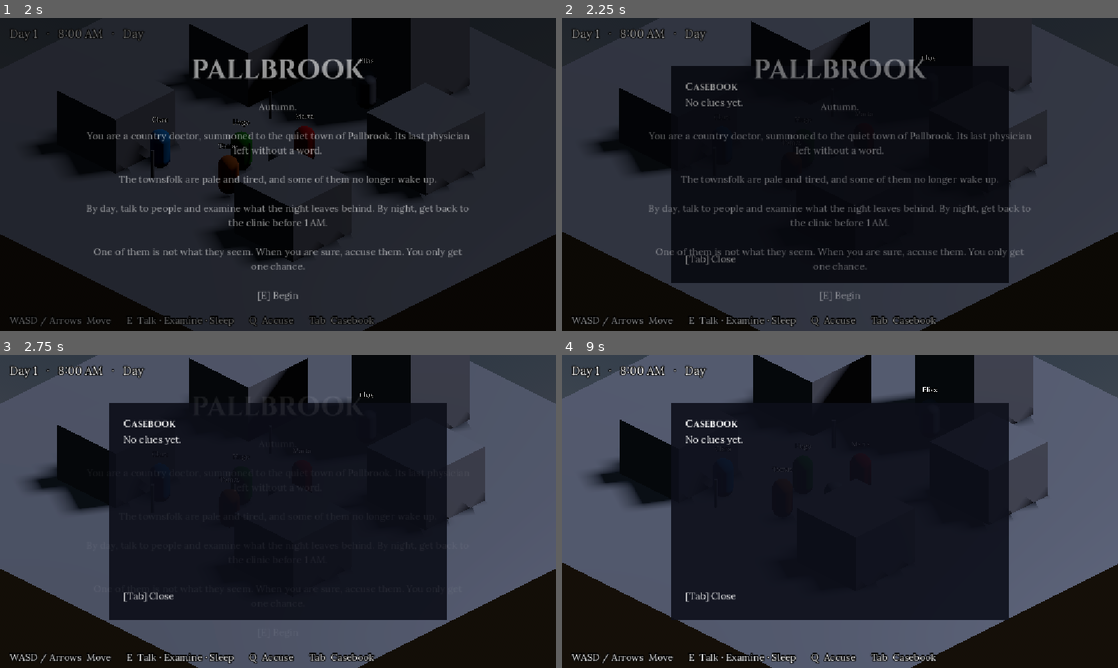
Above: before the commit, frames 1-4 (two rows, left to right).
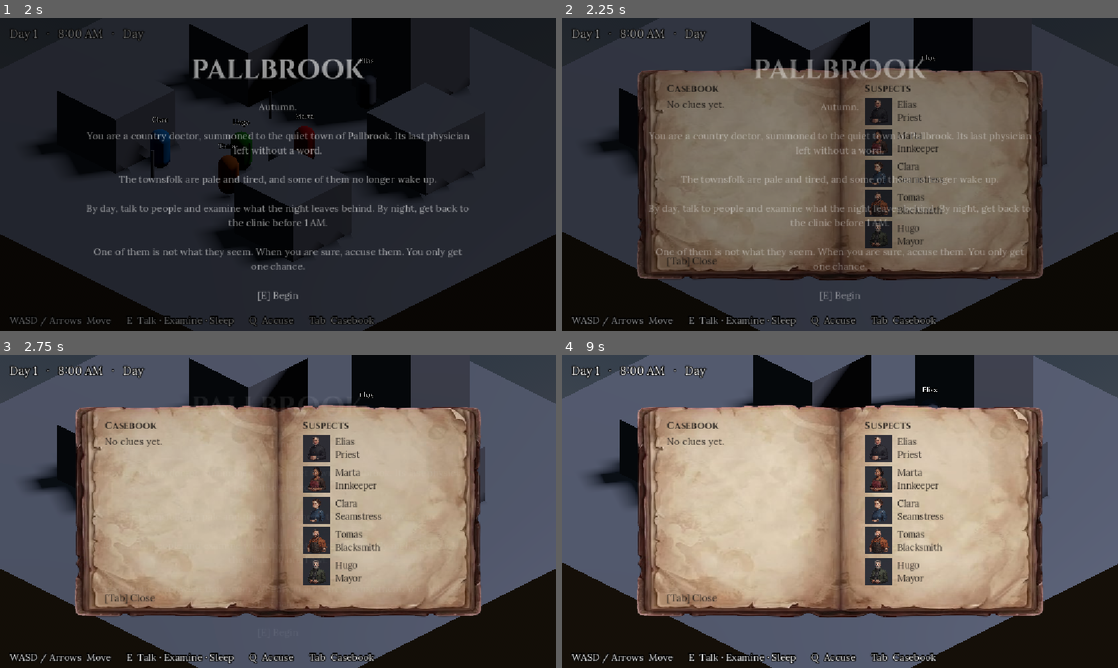
Above: after the commit, the same moments.

Repository: SauloAC/Pallbrook
Game: Godot game, scene res://scenes/mundo/Cidade.tscn
The game is run twice, just before and just after one commit, with the same random seed, the same clock (stepped at 60 frames per second) and the same inputs. The project has no main scene, so this scene is started directly.
Inputs:
- Up to frame 1 (2 s): tap Enter at 0.5 s; hold D (move_right) 0.53-1.28 s; hold Q (accuse) 0.53-1.28 s; tap Space at 1.25 s; hold S (move_down) from 1.28 s (still down); tap E (interact) at 1.35 s
- Up to frame 2 (2.25 s): release S (move_down) at 2.03 s; hold D (move_right) from 2.03 s (still down); hold Tab (notebook) from 2.03 s (still down)
- Up to frame 3 (2.75 s): keep holding D (move_right); keep holding Tab (notebook)
- Up to frame 4 (9 s): release D (move_right) at 2.78 s; release Tab (notebook) at 2.78 s; hold W (move_up) 2.78-3.53 s; tap Q (accuse) at 2.85, 7.35 s; tap Enter at 3.5, 5.75 s; hold E (interact) 3.53-4.28 s; hold A (move_left) 3.53-5.03 s; tap Space at 4.25, 6.5 s; tap Tab (notebook) at 4.35, 8.85 s; hold S (move_down) 5.03-5.78 s; hold Q (accuse) 5.03-5.78 s; hold D (move_right) 5.78-6.53 s; tap E (interact) at 5.85 s; hold W (move_up) 6.53-7.28 s; hold Tab (notebook) 6.53-7.28 s; hold D (move_right) 7.28-8.03 s; hold S (move_down) 8.03-8.78 s; hold E (interact) 8.03-8.78 s; hold A (move_left) from 8.78 s (still down)

Frame 1 is identical in both runs. In frame 2, 47% of the frame differs, in the area x 13-87%, y 15-85%; in frame 3, 49%; in frame 4, 49%.

Commit message:
Casebook redesign: paper texture, two pages, suspects list with portraits

Diff:
--- a/scenes/mundo/Cidade.tscn
+++ b/scenes/mundo/Cidade.tscn
@@ -23,6 +23,7 @@
 [ext_resource type="FontFile" uid="uid://xlmosxhirafp" path="res://assets/fonts/Lora/static/Lora-Bold.ttf" id="19_ud5yp"]
 [ext_resource type="Script" uid="uid://c4cvy1j1dmabp" path="res://scripts/ui/HUD.gd" id="20_4bwyx"]
 [ext_resource type="Script" uid="uid://dwh5365ql3ql7" path="res://scripts/ui/Intro.gd" id="21_n6eqd"]
+[ext_resource type="Texture2D" uid="uid://b8i8km80wk7yj" path="res://assets/ui/casebook.png" id="21_ud5yp"]
 
 [sub_resource type="ProceduralSkyMaterial" id="ProceduralSkyMaterial_tslrp"]
 sky_horizon_color = Color(0.66224277, 0.6717428, 0.6867428, 1)
@@ -100,12 +101,12 @@
 corner_radius_bottom_right = 6
 corner_radius_bottom_left = 6
 
-[sub_resource type="StyleBoxFlat" id="StyleBoxFlat_mequr"]
-content_margin_left = 30.0
-content_margin_top = 30.0
-content_margin_right = 30.0
-content_margin_bottom = 30.0
-bg_color = Color(0.050980393, 0.05882353, 0.101960786, 0.9019608)
+[sub_resource type="StyleBoxTexture" id="StyleBoxTexture_5xce6"]
+content_margin_left = 75.0
+content_margin_top = 40.0
+content_margin_right = 220.0
+content_margin_bottom = 40.0
+texture = ExtResource("21_ud5yp")
 
 [sub_resource type="StyleBoxFlat" id="StyleBoxFlat_t2dwb"]
 content_margin_left = 30.0
@@ -418,28 +419,52 @@
 offset_bottom = 225.0
 grow_horizontal = 2
 grow_vertical = 2
-theme_override_styles/panel = SubResource("StyleBoxFlat_mequr")
-
-[node name="VBox" type="VBoxContainer" parent="UI/Notebook/Panel" unique_id=601996959]
-layout_mode = 2
-
-[node name="Title" type="Label" parent="UI/Notebook/Panel/VBox" unique_id=827428489]
-layout_mode = 2
+theme_override_styles/panel = SubResource("StyleBoxTexture_5xce6")
+
+[node name="Pages" type="HBoxContainer" parent="UI/Notebook/Panel" unique_id=1789976566]
+layout_mode = 2
+theme_override_constants/separation = 70
+
+[node name="VBox" type="VBoxContainer" parent="UI/Notebook/Panel/Pages" unique_id=601996959]
+layout_mode = 2
+size_flags_horizontal = 3
+
+[node name="Title" type="Label" parent="UI/Notebook/Panel/Pages/VBox" unique_id=827428489]
+layout_mode = 2
+theme_override_colors/font_color = Color(0.17254902, 0.14901961, 0.12941177, 1)
 theme_override_fonts/font = ExtResource("16_5xce6")
 text = "Casebook"
 
-[node name="Scroll" type="ScrollContainer" parent="UI/Notebook/Panel/VBox" unique_id=363098160]
+[node name="Scroll" type="ScrollContainer" parent="UI/Notebook/Panel/Pages/VBox" unique_id=363098160]
 custom_minimum_size = Vector2(0, 320)
 layout_mode = 2
-
-[node name="Entries" type="Label" parent="UI/Notebook/Panel/VBox/Scroll" unique_id=158738055]
-custom_minimum_size = Vector2(640, 0)
-layout_mode = 2
+horizontal_scroll_mode = 0
+
+[node name="Entries" type="Label" parent="UI/Notebook/Panel/Pages/VBox/Scroll" unique_id=158738055]
+custom_minimum_size = Vector2(340, 0)
+layout_mode = 2
+size_flags_horizontal = 3
+theme_override_colors/font_color = Color(0.17254902, 0.14901961, 0.12941177, 1)
 autowrap_mode = 2
 
-[node name="Hint" type="Label" parent="UI/Notebook/Panel/VBox" unique_id=13740183]
-layout_mode = 2
+[node name="Hint" type="Label" parent="UI/Notebook/Panel/Pages/VBox" unique_id=13740183]
+layout_mode = 2
+theme_override_colors/font_color = Color(0.17254902, 0.14901961, 0.12941177, 1)
 text = "[Tab] Close"
+
+[node name="Suspects" type="VBoxContainer" parent="UI/Notebook/Panel/Pages" unique_id=1525684379]
+layout_mode = 2
+size_flags_horizontal = 3
+
+[node name="SuspectsTitle" type="Label" parent="UI/Notebook/Panel/Pages/Suspects" unique_id=131425882]
+layout_mode = 2
+theme_override_colors/font_color = Color(0.17254902, 0.14901961, 0.12941177, 1)
+theme_override_fonts/font = ExtResource("16_5xce6")
+text = "Suspects"
+
+[node name="List" type="VBoxContainer" parent="UI/Notebook/Panel/Pages/Suspects" unique_id=838485928]
+layout_mode = 2
+theme_override_constants/separation = 8
 
 [node name="Accusation" type="CanvasLayer" parent="UI" unique_id=445527340]
 layer = 4
--- a/scripts/ui/Notebook.gd
+++ b/scripts/ui/Notebook.gd
@@ -2,7 +2,10 @@
 
 
 @onready var panel: Control = $Panel
-@onready var entries: Label = $Panel/VBox/Scroll/Entries
+@onready var entries: Label = $Panel/Pages/VBox/Scroll/Entries
+@onready var suspect_list: VBoxContainer = $Panel/Pages/Suspects/List
+
+const INK := Color("2C2621")
 
 func _ready() -> void:
 	process_mode = Node.PROCESS_MODE_ALWAYS  # Must work while the game is paused
@@ -24,6 +27,7 @@
 		entries.text = "No clues yet."
 	else:
 		entries.text = "• " + "\n\n• ".join(PackedStringArray(GameState.clues))
+	_build_suspects()
 	panel.visible = true
 	get_tree().paused = true  # Time stops while reading
 
@@ -31,3 +35,36 @@
 func _close() -> void:
 	panel.visible = false
 	get_tree().paused = false
+
+
+func _build_suspects() -> void:
+	# Clear the old rows (the list is rebuilt every time the book opens)
+	for child in suspect_list.get_children():
+		suspect_list.remove_child(child)
+		child.queue_free()
+
+	for npc in get_tree().get_nodes_in_group("npcs"):
+		if npc.data == null:
+			continue
+		var row := HBoxContainer.new()
+		row.add_theme_constant_override("separation", 12)
+
+		var pic := TextureRect.new()
+		pic.texture = npc.data.portrait
+		pic.custom_minimum_size = Vector2(56, 56)
+		pic.expand_mode = TextureRect.EXPAND_IGNORE_SIZE
+		pic.stretch_mode = TextureRect.STRETCH_KEEP_ASPECT_CENTERED
+		row.add_child(pic)
+
+		var label := Label.new()
+		label.text = "%s\n%s" % [npc.data.npc_name, npc.data.role]
+		label.add_theme_color_override("font_color", INK)
+		label.add_theme_font_size_override("font_size", 18)
+		label.vertical_alignment = VERTICAL_ALIGNMENT_CENTER
+		row.add_child(label)
+
+		if not npc.is_alive():
+			label.text += " · deceased"
+			row.modulate = Color(1, 1, 1, 0.45)  # Faded: no longer a suspect
+
+		suspect_list.add_child(row)
